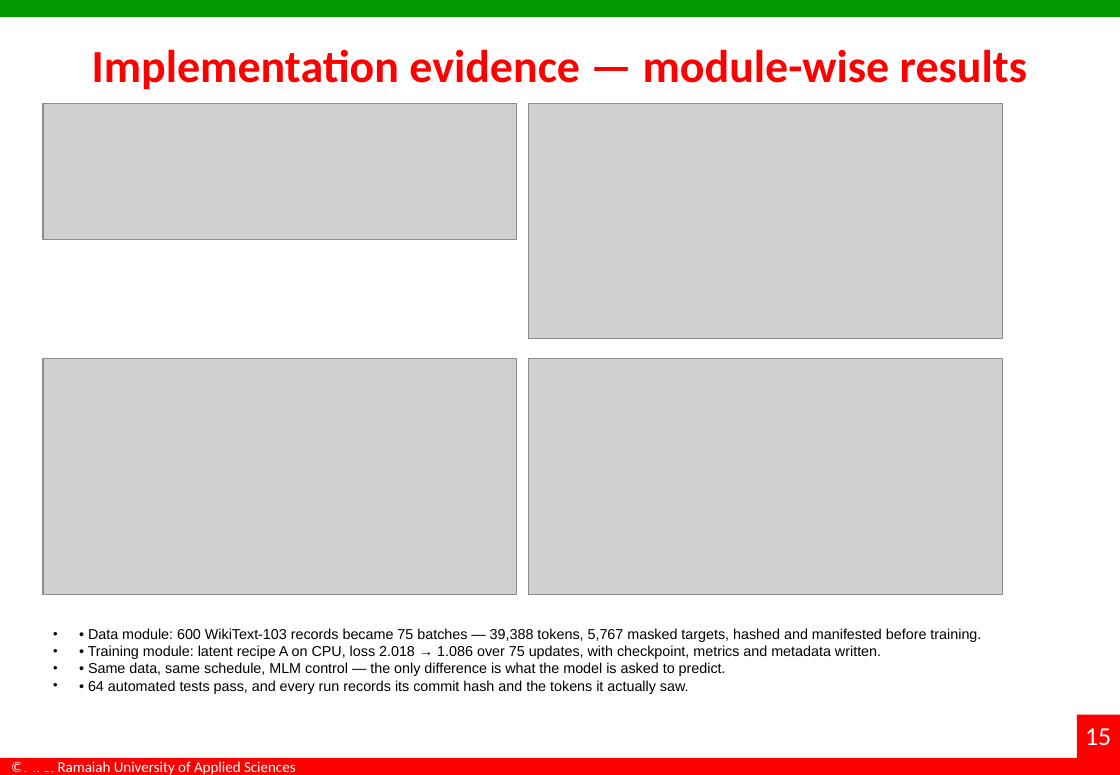
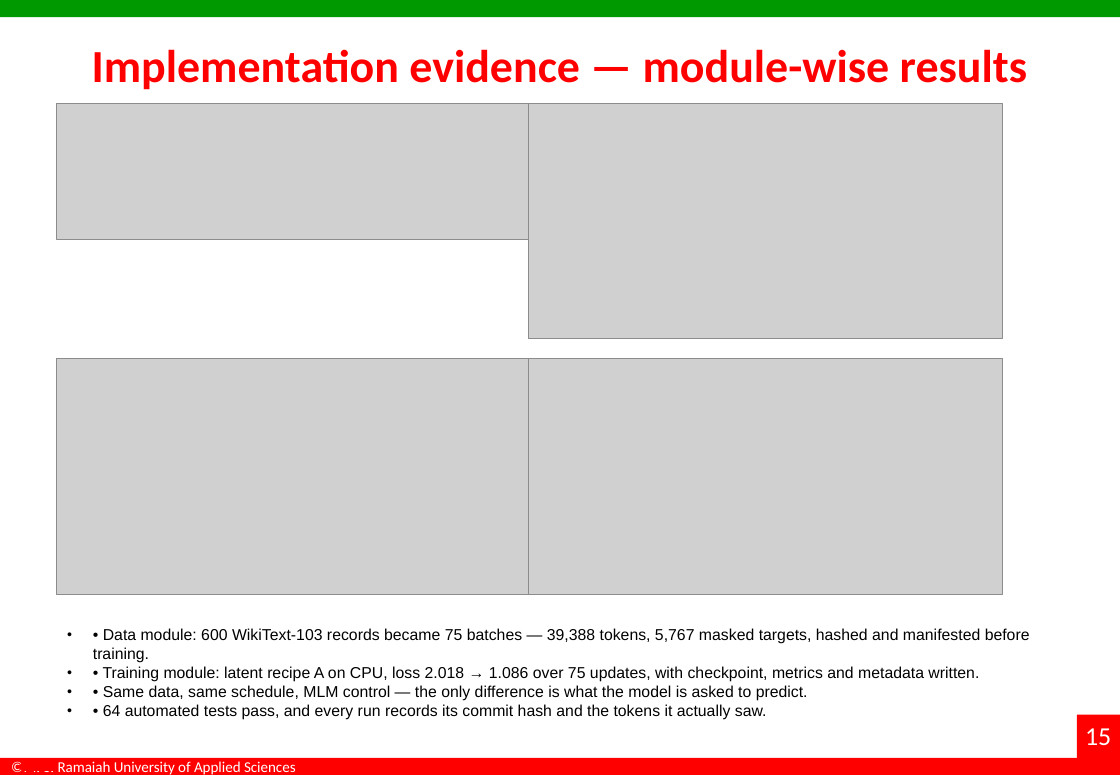
Before and after one commit to dakshadev/7th-sem, a slide deck: slide 15 of docs/Interim_Project_Presentation_7th-sem.pptx. Drawn at 1120x775 pixels with LibreOffice and Linux fonts; fonts in the diff are those of the drawing; grey boxes stand for pictures; background and template pictures are left out. Boxes give left, top, right and bottom in pixels: in the first picture for what was removed or moved away, otherwise in the second. Text is boxed around its words. In the diff, an @@ line names an element or a change of style, - is before the commit and + after.

Commit message:
docs(deck): type and alignment pass to presentation standard
Read as a viewer, not a thumbnail: six-column literature tables sat at 7.6pt, captions at 10pt, body
copy at 13pt, and every element type had its own left edge (tables 30pt, text 39pt, images 30-68pt).

- one left margin (0.55in) and one content width (700.8pt, i.e. the full area between margins)
- type floor raised: 20pt on the sparse slides, 17-18pt elsewhere, 15.5pt where the contents are
  dense, 10.5-11pt in tables, 11pt captions, 8.5pt references
- the longest paragraphs were rewritten in presentation register, since full sentences were the
  reason the type had to be small; the paper keeps the long form
- text blocks vertically balanced using PowerPoint's measured bound height instead of a guess
- column widths redistributed so Evidence has room and 'Completed' fits on one line
- orphan words removed from the conclusion bullets

Two regressions the render caught and this fixes: the references slide's two columns were being
stacked on one margin, and the repository link was being re-centred into the middle of the list.

scripts/polish_typography.ps1, scripts/rewrite_slide_copy.ps1, scripts/balance_text.ps1.

```diff
--- a/docs/Interim_Project_Presentation_7th-sem.pptx
+++ b/docs/Interim_Project_Presentation_7th-sem.pptx
@@ picture: place and size @@
-picture at box(43, 103, 517, 240)
+picture at box(57, 103, 531, 240)
@@ picture: place and size @@
-picture at box(43, 359, 517, 595)
+picture at box(57, 359, 531, 595)
@@ text "• Data module: 600 WikiText-103 ..." at box(93, 628, 1030, 720): size 10 to 11 pt @@
```
Also in this commit, not shown: 19 other slides changed, 6 other files.
